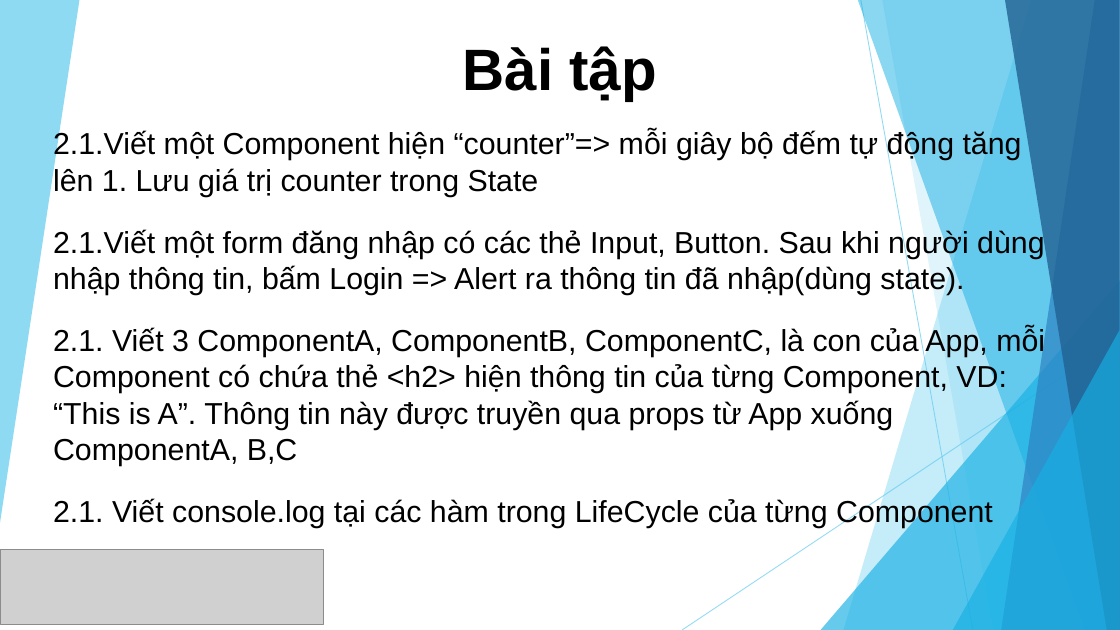
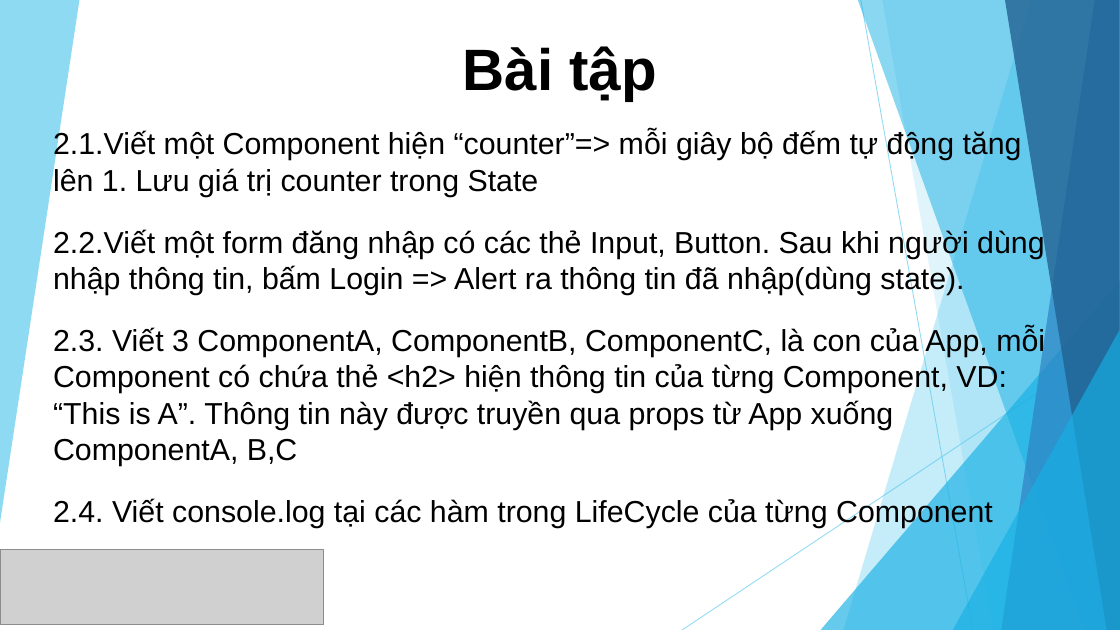
Before and after one commit to sunlight3d/CecomtechReactJST03-2019, a slide deck: slide 7 of Phần 2-Component.pptx. Drawn at 1120x630 pixels with LibreOffice and Linux fonts; fonts in the diff are those of the drawing; grey boxes stand for pictures. Boxes give left, top, right and bottom in pixels: in the first picture for what was removed or moved away, otherwise in the second. Text is boxed around its words. In the diff, an @@ line names an element or a change of style, - is before the commit and + after.

```diff
--- a/Phần 2-Component.pptx
+++ b/Phần 2-Component.pptx
@@ subtitle at (53,229,1045,528): text changed @@
-2.1.Viết một form đăng nhập có các thẻ Input, Button. Sau khi người dùng nhập thông tin, bấm Login => Alert ra thông tin đã nhập(dùng state).
-2.1. Viết 3 ComponentA, ComponentB, ComponentC, là con của App, mỗi Component có chứa thẻ <h2> hiện thông tin của từng Component, VD: “This is A”. Thông tin này được truyền qua props từ App xuống ComponentA, B,C
-2.1. Viết console.log tại các hàm trong LifeCycle của từng Component
+2.2.Viết một form đăng nhập có các thẻ Input, Button. Sau khi người dùng nhập thông tin, bấm Login => Alert ra thông tin đã nhập(dùng state).
+2.3. Viết 3 ComponentA, ComponentB, ComponentC, là con của App, mỗi Component có chứa thẻ <h2> hiện thông tin của từng Component, VD: “This is A”. Thông tin này được truyền qua props từ App xuống ComponentA, B,C
+2.4. Viết console.log tại các hàm trong LifeCycle của từng Component
```
Also in this commit, not shown: 1 other slide changed, 30 other files.
